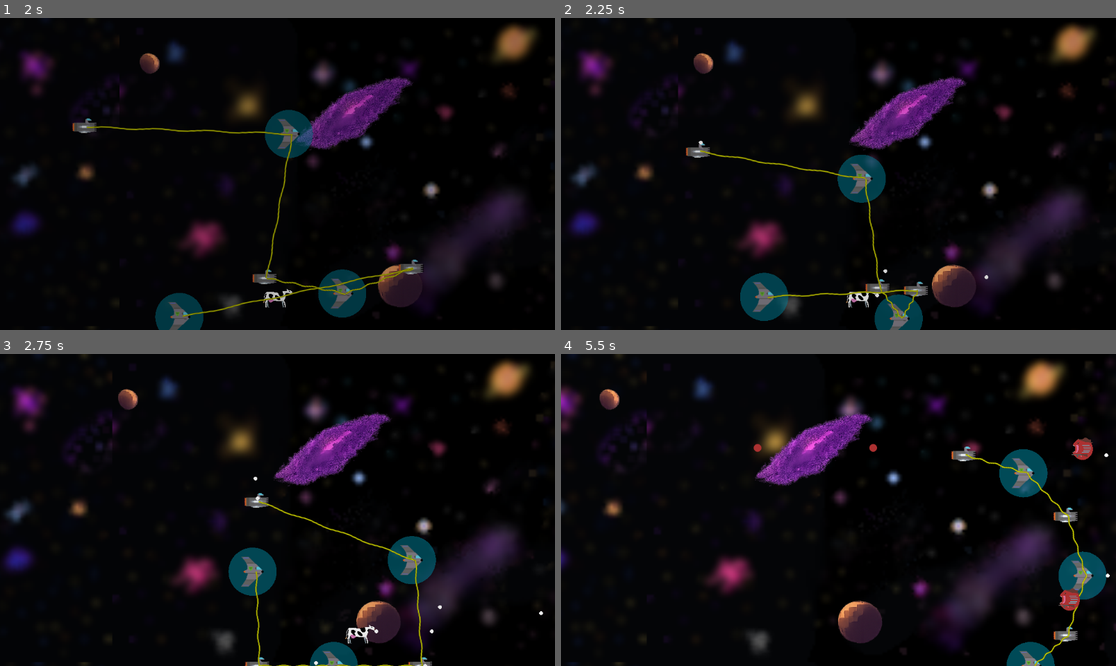
Above: before the commit, frames 1-4 (two rows, left to right).
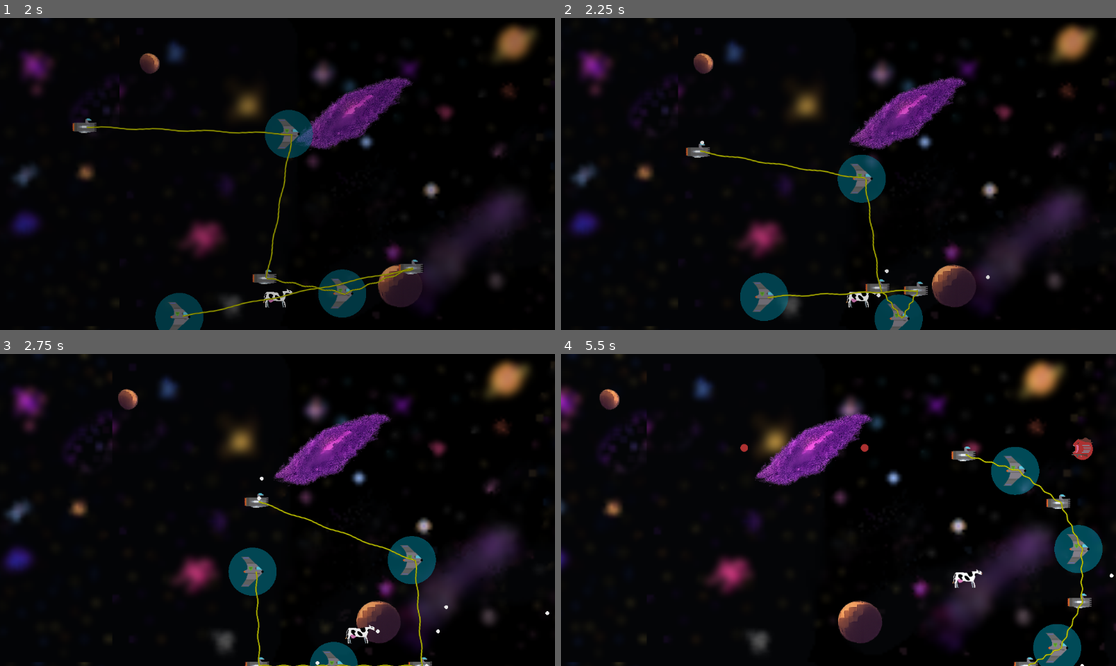
Above: after the commit, the same moments.

Repository: tfmertz/gamedevtv-jam-2026
Game: Godot game, scene res://scene/main.tscn
Same seed, same stepped clock (60 frames per second), same inputs: the game is played once before the commit and once after it.
Inputs:
- Up to frame 1 (2 s): click "START" at 0.5 s; click "START" at 1.25 s
- Up to frame 2 (2.25 s): tap Enter at 2 s; hold D (move_right) from 2.03 s (still down); tap F (cycle_formation) at 2.1 s
- Up to frame 3 (2.75 s): keep holding D (move_right)
- Up to frame 4 (5.5 s): release D (move_right) at 2.78 s; hold S (move_down) 2.78-3.53 s; tap one key every 0.75 s from 2.85 s: R (cycle_spacing) G (sort_ships) 3 4; hold D (move_right) 3.53-4.28 s; hold W (move_up) 4.28-5.03 s; hold A (move_left) from 5.03 s (still down)

Frame 1 is identical in both runs. In frame 2, less than 0.1% of the frame differs, in the area x 24-78%, y 39-90%; in frame 3, 0.1%; in frame 4, 4.4%, in the area x 32-100%, y 28-100%.

Commit message:
Update bullets to support directions, add vis delete

Diff:
--- a/scene/bullet.gd
+++ b/scene/bullet.gd
@@ -6,30 +6,28 @@
 @onready var bullet_large_hitbox: CollisionShape2D = $bullet_large_hitbox
 
 
-var speed = 8
+var speed = 500
 enum BulletType {PLAYER, ENEMY_1, ENEMY_2} #to be set on call by level
 var bullet_type: BulletType
-var bullet_direction = 1
+var direction := Vector2.RIGHT
 
 @export var ENEMY_Z  := 12
 @export var PLAYER_Z := 11
 
 # Called when the node enters the scene tree for the first time.
 func _ready() -> void:
-	$despawn_timer.start()
 	bullet_large_hitbox.disabled=true
 	bullet_small_hitbox.disabled=true
 	#$bullet_sprite.hide()
-	rotation = PI/2
+	# safety normalize
+	direction = direction.normalized()
+	# Assume sprites will point Vector2.RIGHT, right now
+	# we have circles, so doesn't really matter
+	rotation = direction.angle()
 
 func _physics_process(delta: float) -> void:
-	position += Vector2(sin(rotation),-cos(rotation)).normalized()*speed*bullet_direction
-
-func _process(delta: float) -> void:
-	pass
-
-func _on_despawn_timer_timeout() -> void:
-	queue_free()
+	# Add delta to tie to physics frame
+	position += speed * direction * delta
 
 func set_bullet_type(new_type: BulletType) -> void:
 	if new_type == BulletType.ENEMY_1:
@@ -37,7 +35,7 @@
 		bullet_small_hitbox.disabled=false
 		$bullet_sprite.play("enemy_1")
 		$bullet_sprite.show()
-		bullet_direction = -1
+		direction = Vector2.LEFT
 		z_index=ENEMY_Z
 
 	elif new_type == BulletType.ENEMY_2:
@@ -45,7 +43,7 @@
 		bullet_large_hitbox.disabled=false
 		$bullet_sprite.play("enemy_2")
 		$bullet_sprite.show()
-		bullet_direction = -1
+		direction = Vector2.LEFT
 		z_index=ENEMY_Z
 
 	else:
@@ -53,14 +51,14 @@
 		bullet_small_hitbox.disabled=false
 		$bullet_sprite.play("player")
 		$bullet_sprite.show()
-		bullet_direction = 1
+		direction = Vector2.RIGHT
 		z_index=PLAYER_Z
 
 
 func _on_area_entered(area: Area2D) -> void:
 	# Don't do anything for matching areas
 	# Bullet will kill itself of any area that doesn't match its z_index
-	if z_index == area.z_index:
+	if z_index == area.z_index or (area is Enemy and z_index == ENEMY_Z):
 		return
 	# only hit things that can be damaged
 	# TODO(tom) we might want to scope bullet layers so enemy and player bullets don't
@@ -77,3 +75,7 @@
 	#TODO(tom) spawn VFX
 	AudioManager.report_bullet_hit()
 	queue_free()
+
+# When bullets go out of view, delete them
+func _on_screen_exited() -> void:
+	queue_free()
--- a/scene/bullet.tscn
+++ b/scene/bullet.tscn
@@ -39,12 +39,14 @@
 radius = 8.0
 
 [node name="bullet" type="Area2D" unique_id=957631881]
+collision_layer = 0
+collision_mask = 3
 script = ExtResource("1_v8qja")
 
 [node name="bullet_sprite" type="AnimatedSprite2D" parent="." unique_id=817768572]
 scale = Vector2(0.5, 0.5)
 sprite_frames = SubResource("SpriteFrames_4wfq1")
-animation = &"enemy_2"
+animation = &"enemy_1"
 
 [node name="bullet_small_hitbox" type="CollisionShape2D" parent="." unique_id=154617037]
 shape = SubResource("CircleShape2D_v8qja")
@@ -52,8 +54,8 @@
 [node name="bullet_large_hitbox" type="CollisionShape2D" parent="." unique_id=942426255]
 shape = SubResource("CircleShape2D_66or7")
 
-[node name="despawn_timer" type="Timer" parent="." unique_id=2000550316]
-wait_time = 2.0
+[node name="VisibleOnScreenNotifier2D" type="VisibleOnScreenNotifier2D" parent="." unique_id=1081896799]
+rect = Rect2(-9, -9, 18, 18)
 
 [connection signal="area_entered" from="." to="." method="_on_area_entered"]
-[connection signal="timeout" from="despawn_timer" to="." method="_on_despawn_timer_timeout"]
+[connection signal="screen_exited" from="VisibleOnScreenNotifier2D" to="." method="_on_screen_exited"]
